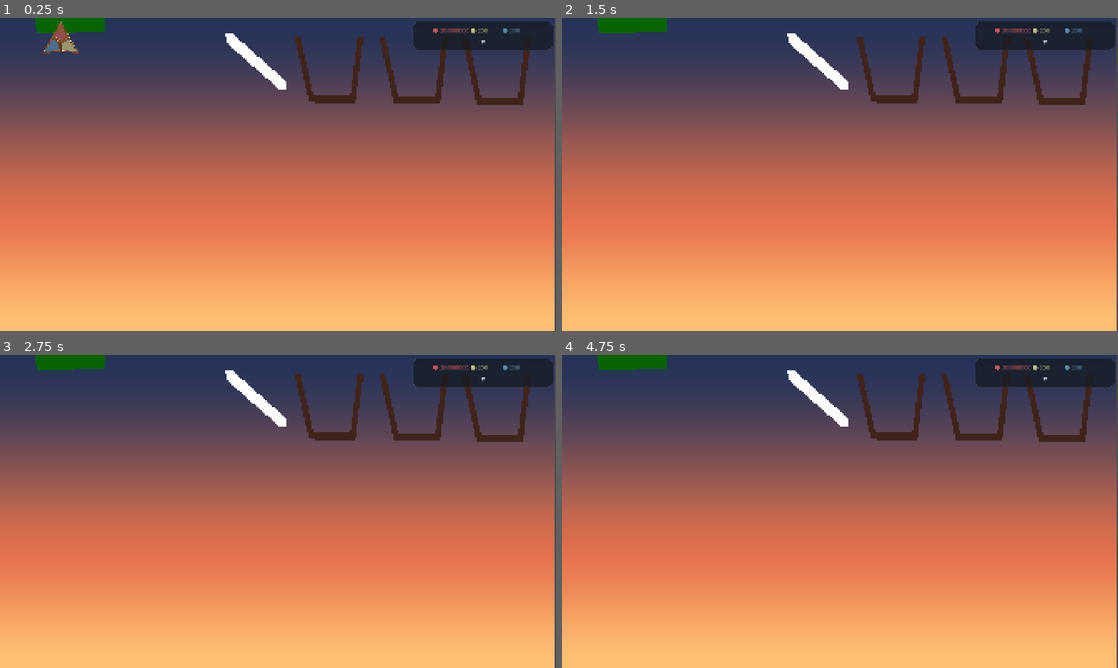
Above: before the commit, frames 1-4 (two rows, left to right).
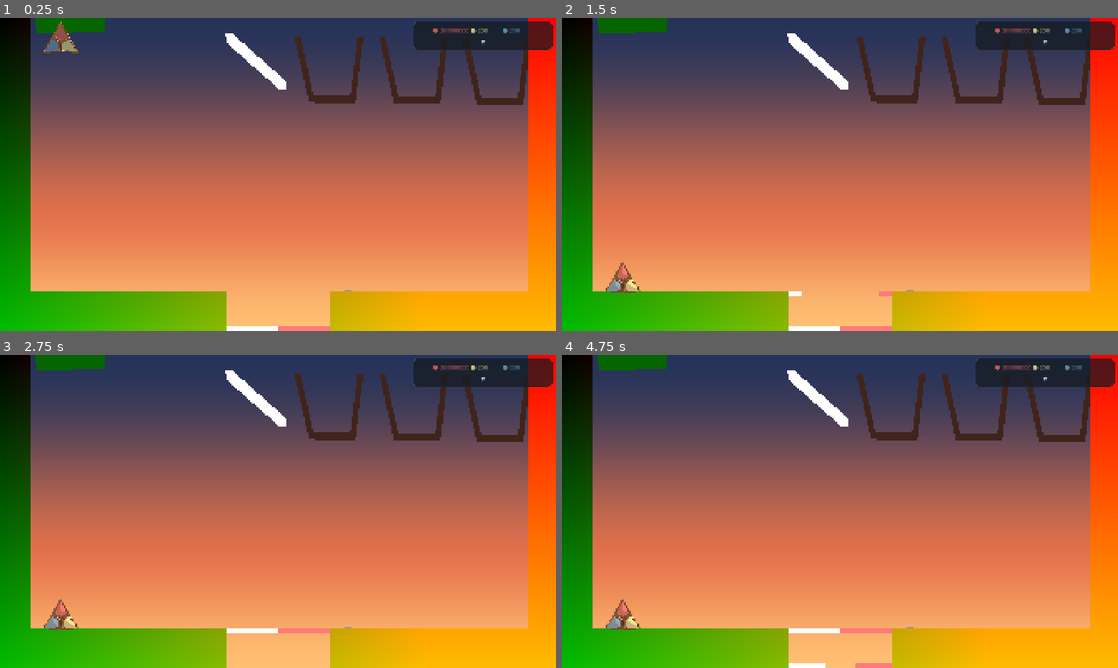
Above: after the commit, the same moments.

Repository: adambrock89/idle-glass
Game: Godot game, scene res://scenes/levels/fragment_manager.tscn
The game is run twice, just before and just after one commit, with the same random seed, the same clock (stepped at 60 frames per second) and the same inputs.
Inputs (mouse positions are in pixels of both pictures, inside the frame that each line leads up to):
- Up to frame 1 (0.25 s): no input
- Up to frame 2 (1.5 s): tap Enter at 0.5 s; move the mouse to (962, 158) at 0.52 s; tap G (toggle_generation) at 0.6 s; click (962, 158) at 0.67 s; move the mouse to (728, 190) at 1.27 s; tap C (toggle_hatch) at 1.35 s; click (728, 190) at 1.42 s
- Up to frame 3 (2.75 s): tap Space at 2 s; move the mouse to (333, 442) at 2.02 s; tap G (toggle_generation) at 2.1 s; click (333, 442) at 2.17 s
- Up to frame 4 (4.75 s): tap Enter at 2.75, 4.25 s; move the mouse to (812, 574) at 2.77 s; tap C (toggle_hatch) at 2.85, 4.35 s; click (812, 574) at 2.92 s; tap Space at 3.5 s; move the mouse to (1006, 558) at 3.52 s; tap G (toggle_generation) at 3.6 s; click (1006, 558) at 3.67 s; move the mouse to (673, 464) at 4.27 s; click (673, 464) at 4.42 s

The runs differ from the first frame. In frame 1, 20% of the frame differs, in the area x 0-100%, y 0-100%; in frame 2, 20%; in frame 3, 20%; in frame 4, 20%.
Error before the commit: Cannot call method 'get_meta' on a null value. (res://src/entities/turnin_platform.gd:321)

Commit message:
Corrected commit

Diff:
--- /dev/null
+++ b/assets/shaders/stone.gdshader
@@ -0,0 +1,73 @@
+shader_type canvas_item;
+
+uniform vec4 base_color : source_color = vec4(0.45, 0.45, 0.45, 1.0);
+uniform vec4 dark_color : source_color = vec4(0.25, 0.25, 0.25, 1.0);
+uniform vec4 light_color : source_color = vec4(0.70, 0.70, 0.70, 1.0);
+
+uniform float bevel_width = 0.22;
+uniform float bevel_softness = 0.12;
+
+uniform vec2 light_dir = vec2(-0.4, -0.8);
+
+uniform float noise_scale = 6.0;
+uniform float noise_strength = 0.55;
+
+uniform float contrast = 1.1;
+uniform float brightness = 1.0;
+
+float hash(vec2 p) {
+    p = vec2(
+        dot(p, vec2(127.1, 311.7)),
+        dot(p, vec2(269.5, 183.3))
+    );
+    return fract(sin(p.x) * 43758.5453123 + sin(p.y) * 37483.5439213);
+}
+
+float noise2d(vec2 p) {
+    vec2 i = floor(p);
+    vec2 f = fract(p);
+
+    float a = hash(i);
+    float b = hash(i + vec2(1.0, 0.0));
+    float c = hash(i + vec2(0.0, 1.0));
+    float d = hash(i + vec2(1.0, 1.0));
+
+    vec2 u = f * f * (3.0 - 2.0 * f);
+
+    return mix(mix(a, b, u.x), mix(c, d, u.x), u.y);
+}
+
+void fragment() {
+    vec2 uv = FRAGCOORD.xy / 256.0;
+
+    float d_left   = uv.x;
+    float d_right  = 1.0 - uv.x;
+    float d_top    = uv.y;
+    float d_bottom = 1.0 - uv.y;
+
+    float d = min(min(d_left, d_right), min(d_top, d_bottom));
+
+    float inner = smoothstep(0.0, bevel_width, d);
+    float soft  = smoothstep(bevel_width, bevel_width + bevel_softness, d);
+    float bevel = inner * soft;
+
+    vec3 col = base_color.rgb;
+
+    float n = noise2d(uv * noise_scale);
+    n = (n - 0.5) * 2.0;
+    col += n * noise_strength;
+
+    vec3 fake_normal = normalize(vec3(uv.x - 0.5, uv.y - 0.5, 0.6));
+    vec3 L = normalize(vec3(light_dir.x, light_dir.y, 0.6));
+
+    float ndotl = clamp(dot(fake_normal, L), -1.0, 1.0);
+    float edge_light = mix(0.0, ndotl * 0.7 + 0.3, 1.0 - bevel);
+
+    vec3 lit = mix(dark_color.rgb, light_color.rgb, edge_light);
+    col = mix(col, lit, 0.6);
+
+    col = (col - 0.5) * contrast + 0.5;
+    col *= brightness;
+
+    COLOR = vec4(uv, 0.0, 1.0);
+}
--- a/scenes/levels/fragment_manager.tscn
+++ b/scenes/levels/fragment_manager.tscn
@@ -56,6 +56,7 @@
 position = Vector2(244, -75)
 
 [node name="Platform" parent="." instance=ExtResource("3_7051s")]
+unique_name_in_owner = true
 position = Vector2(681, 873)
 scale = Vector2(3, 3)
 script = ExtResource("4_l78gl")
--- a/scenes/levels/general_manager.gd
+++ b/scenes/levels/general_manager.gd
@@ -1,4 +1,6 @@
 extends Node2D
+
+var stone_shader := preload("res://assets/shaders/stone.gdshader") as Shader
 
 func _ready():
 	var platform := %Platform
@@ -47,6 +49,8 @@
 		left_vis.color = Color(0.2, 0.6, 1.0, 0.25)
 		left_body.add_child(left_vis)
 	left_vis.polygon = left_poly
+	left_vis.material = ShaderMaterial.new()
+	left_vis.material.shader = stone_shader
 
 	# ----------------------------------------
 	# RIGHT SIDE BOUNDARY
@@ -80,7 +84,8 @@
 		right_vis.color = Color(1.0, 0.4, 0.4, 0.25)
 		right_body.add_child(right_vis)
 	right_vis.polygon = right_poly
-
+	right_vis.material = ShaderMaterial.new()
+	right_vis.material.shader = stone_shader
 
 func _on_hatch_edges(left_edge: Vector2, right_edge: Vector2, top_edge: Vector2):
 	print("about to generate")
--- a/src/entities/turnin_platform.gd
+++ b/src/entities/turnin_platform.gd
@@ -317,7 +317,9 @@
 		button_initialized = true
 		return
 
-	var button: AnimatableBody2D = get_node("ButtonShaft") as AnimatableBody2D
+	var button:= get_node_or_null("ButtonShaft")
+	if button == null:
+		return
 	var rest_x_meta = button.get_meta("rest_x")
 	if button and rest_x_meta:
 		var detector: Area2D = button.get_node("PressDetector") as Area2D
@@ -329,10 +331,10 @@
 		var press_speed := press_force * 0.5 * delta
 		rest_y = base_top_y
 
-		var displacement := rest_y - button.position.y
+		var displacement = rest_y - button.position.y
 		var spring_strength := 20.0
-		var spring_speed := displacement * spring_strength * delta
-		var velocity_y := press_speed + spring_speed
+		var spring_speed = displacement * spring_strength * delta
+		var velocity_y = press_speed + spring_speed
 
 		var max_press := 2.0
 		var new_y: float = clamp(button.position.y + velocity_y, rest_y, rest_y + max_press)
